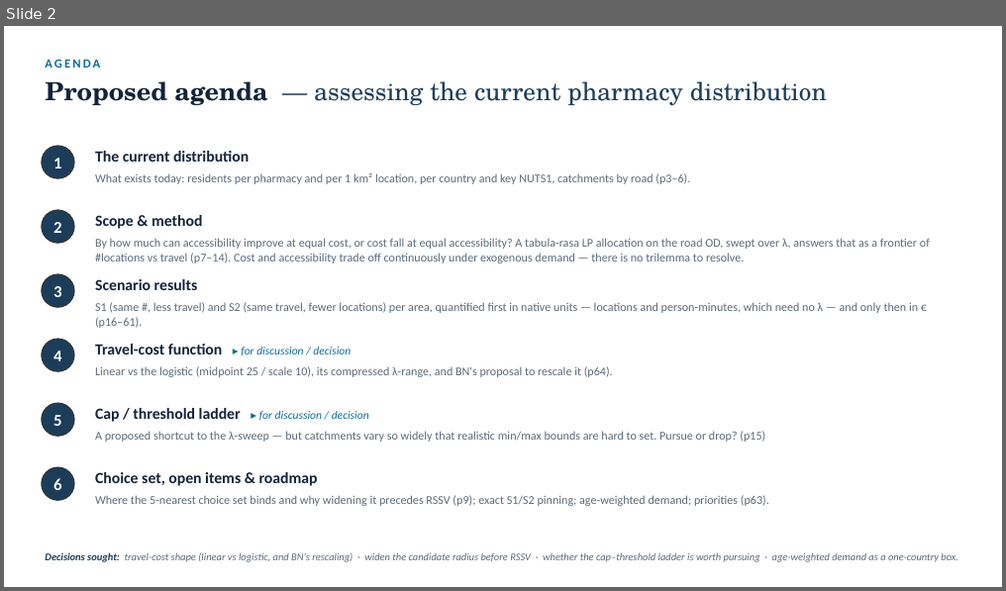
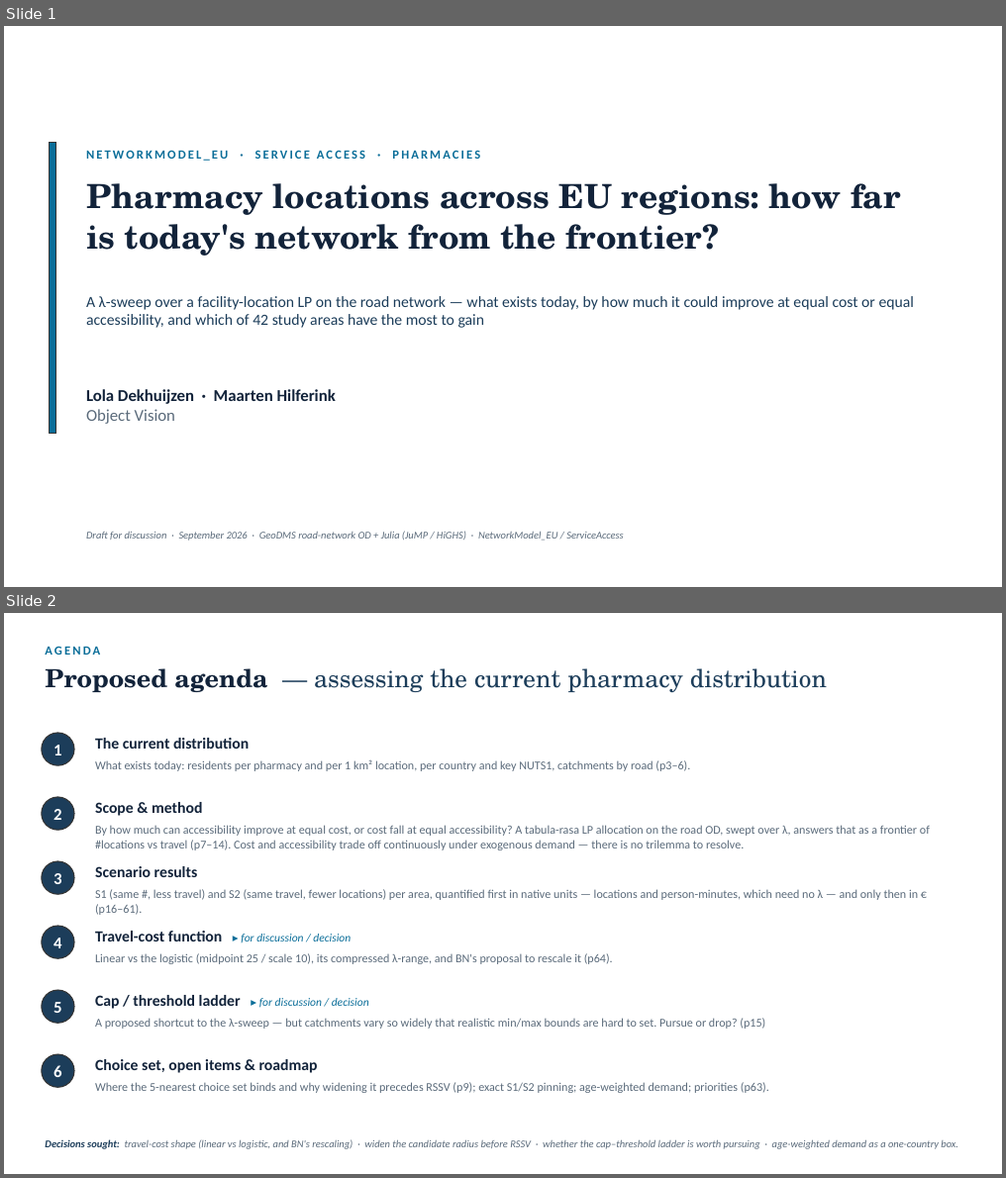
Before and after one commit to ObjectVision/NetworkModel_EU, a slide deck: doc/lambda_sweep5.pptx. Shown one above the other, each under a label of ours: slide 2 before the commit, slides 1 and 2 after it. The pictures are 1006x591 and 1006x1178 pixels, drawn with LibreOffice and Linux fonts; fonts in the diff are those of the drawing. Boxes give left, top, right and bottom in pixels: in the first picture for what was removed or moved away, otherwise in the second. Text is boxed around its words. In the diff, an @@ line names an element or a change of style, - is before the commit and + after.

```diff
--- a/doc/lambda_sweep5.pptx
+++ b/doc/lambda_sweep5.pptx
@@ slide 1 added at (4, 26, 1002, 587), background #FFFFFF @@
@@ rectangle added at (49, 142, 56, 434), fill #0B6E99, outline #333333 1 pt @@
@@ text added at (86, 150, 480, 161), 12 pt, text #0B6E99, bold @@
+NETWORKMODEL_EU · SERVICE ACCESS · PHARMACIES
@@ text added at (86, 183, 901, 256), 32 pt, text #12233A, bold @@
+Pharmacy locations across EU regions: how far is today's network from the frontier?
@@ text added at (86, 296, 915, 328), 15 pt, text #1C3D5A @@
+A λ-sweep over a facility-location LP on the road network — what exists today, by how much it could improve at equal cost or equal accessibility, and which of 42 study areas have the most to gain
@@ text added at (86, 389, 336, 424), 16 pt, text #12233A, bold @@
+Lola Dekhuijzen · Maarten Hilferink
+Object Vision
@@ text added at (86, 531, 623, 541), 10 pt, text #5B6B7B, italic @@
+Draft for discussion · September 2026 · GeoDMS road-network OD + Julia (JuMP / HiGHS) · NetworkModel_EU / ServiceAccess
```
Also in this commit, not shown: 1 slide removed, 2 other files.
